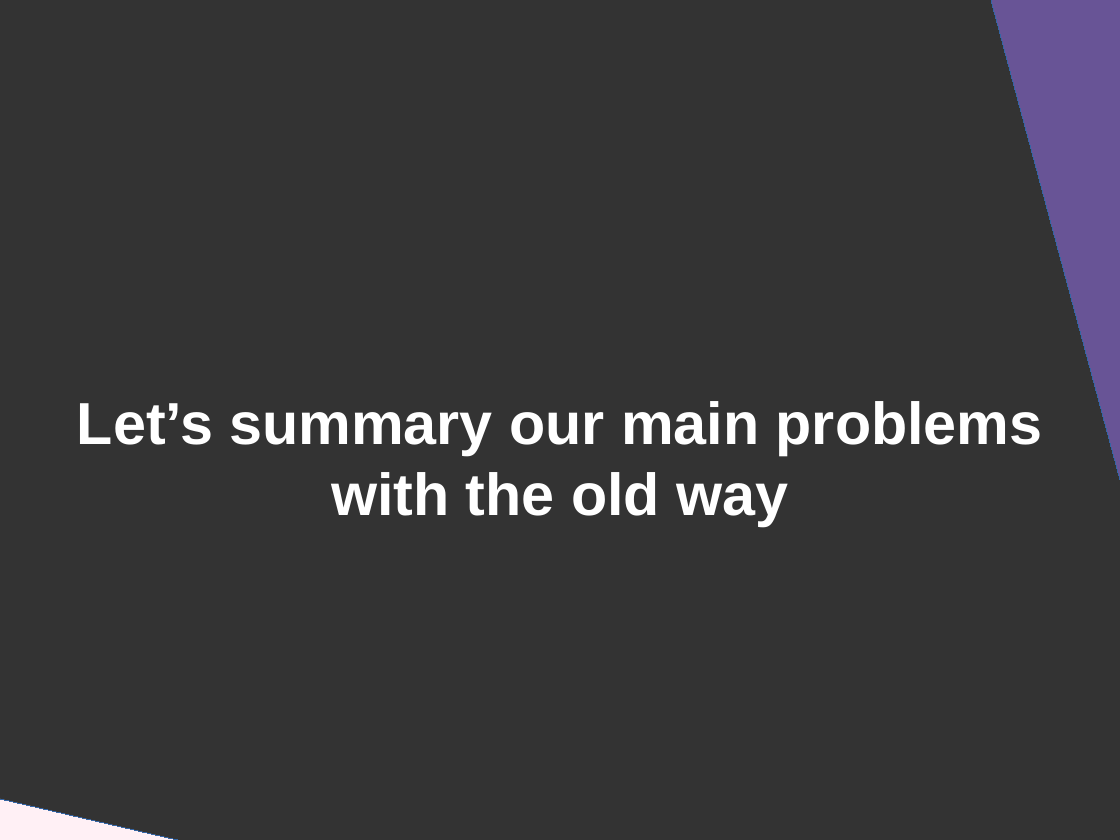
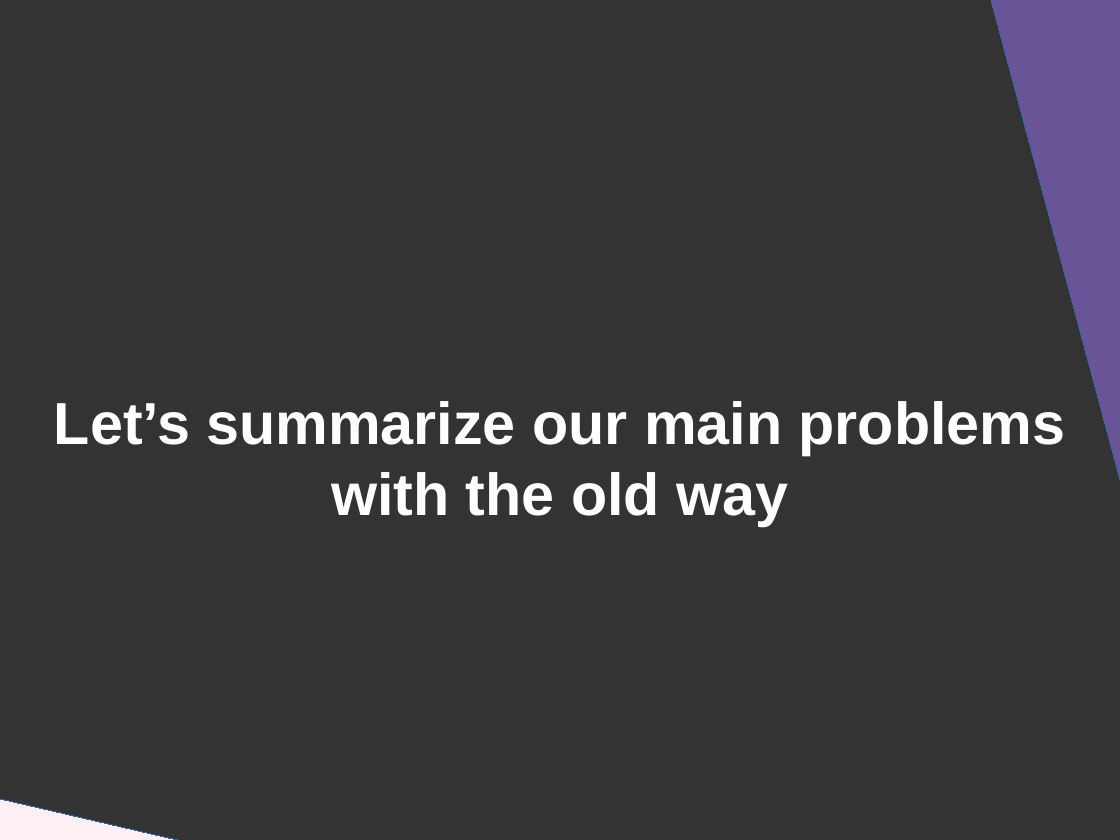
Before and after one commit to DanYellow/presentations, a slide deck: slide 37 of graphql/presentation.odp (slide 35 before the commit). Drawn at 1120x840 pixels with LibreOffice and Linux fonts; fonts in the diff are those of the drawing. Boxes give left, top, right and bottom in pixels: in the first picture for what was removed or moved away, otherwise in the second. Text is boxed around its words. In the diff, an @@ line names an element or a change of style, - is before the commit and + after.

```diff
--- a/graphql/presentation.odp
+++ b/graphql/presentation.odp
@@ title at [54, 401, 1066, 526]: text changed @@
-Let’s summary our main problems with the old way
+Let’s summarize our main problems with the old way
```
Also in this commit, not shown: 3 other slides changed, 2 slides added, 8 other files.
